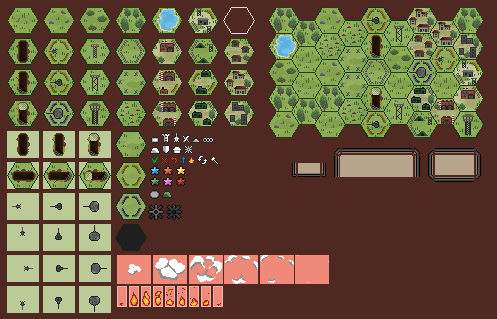
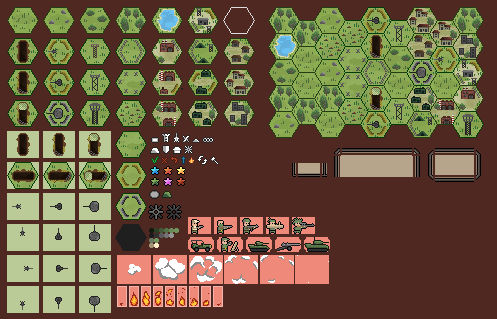
Layers edited between the first and the second 497 × 319 image:
renamed "Слой 30" to "Слой 41", painted on it over [149, 163, 330, 252]
renamed "Слой 32" to "w", painted on it over [149, 163, 330, 252]
